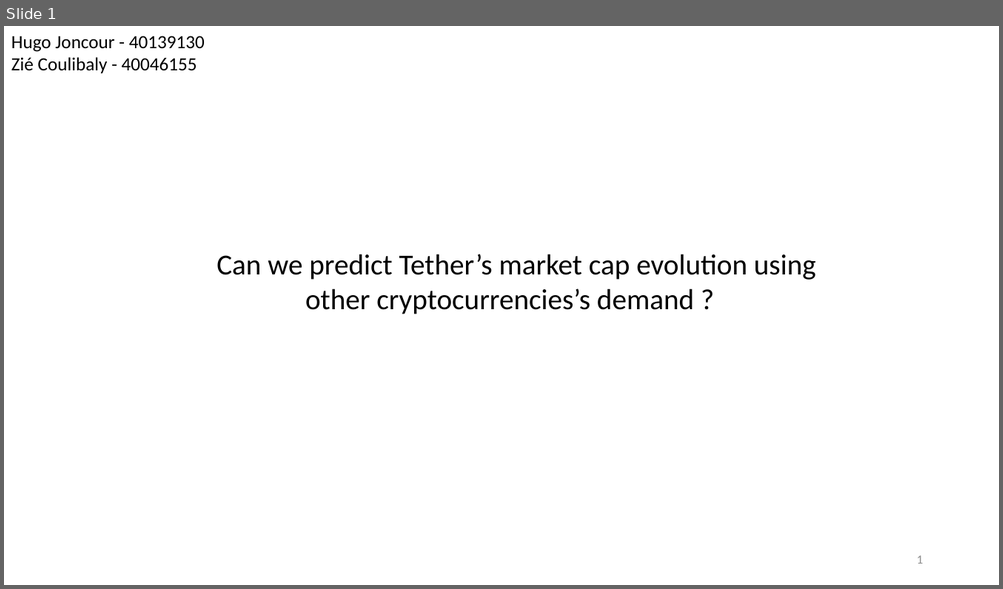
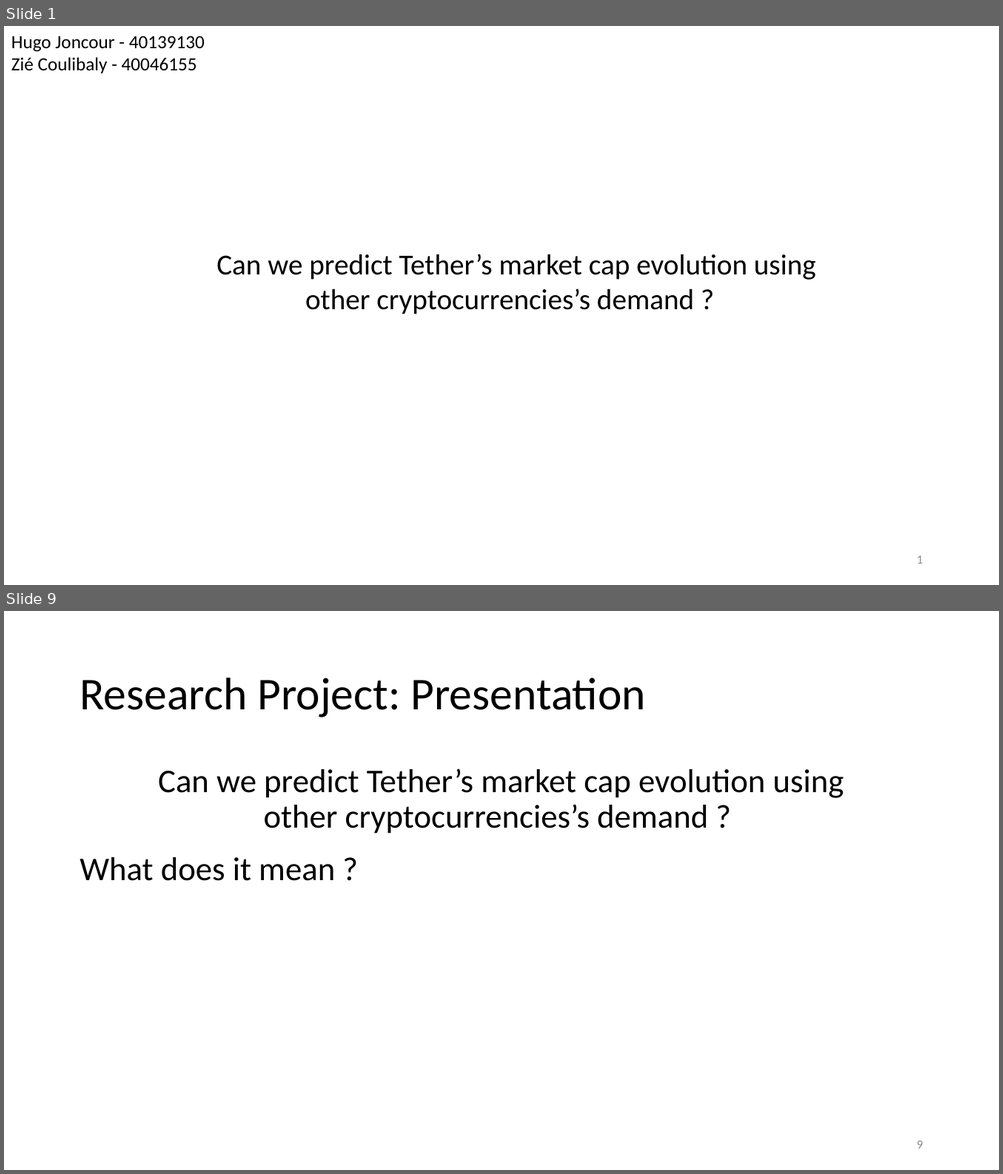
Before and after one commit to SanteauX/ECON422_R_Project, a slide deck: Presentation/ECON 422 - Presentation.pptx. Shown one above the other, each under a label of ours: slide 1 before the commit, slides 1 and 9 after it; the slides between them are not shown. The pictures are 1003x589 and 1003x1174 pixels, drawn with LibreOffice and Linux fonts; fonts in the diff are those of the drawing; background and template pictures are left out. Boxes give left, top, right and bottom in pixels: in the first picture for what was removed or moved away, otherwise in the second. Text is boxed around its words. In the diff, an @@ line names an element or a change of style, - is before the commit and + after.

```diff
--- a/Presentation/ECON 422 - Presentation.pptx
+++ b/Presentation/ECON 422 - Presentation.pptx
@@ slide 9 added at <box>4,611,999,1170</box>, background #FFFFFF @@
@@ title added at <box>79,678,646,718</box>, 44 pt, text #000000 @@
+Research Project: Presentation
@@ text added at <box>158,769,844,834</box>, 32 pt, text #000000 @@
+Can we predict Tether’s market cap evolution using
+other cryptocurrencies’s demand ?
@@ text added at <box>79,857,335,881</box>, 32 pt, text #000000 @@
+What does it mean ?
@@ page number added at <box>916,1141,922,1149</box>, 12 pt, text #8C8C8C @@
+9
```
Also in this commit, not shown: 4 slides changed, 16 other slides added, 36 other files.
